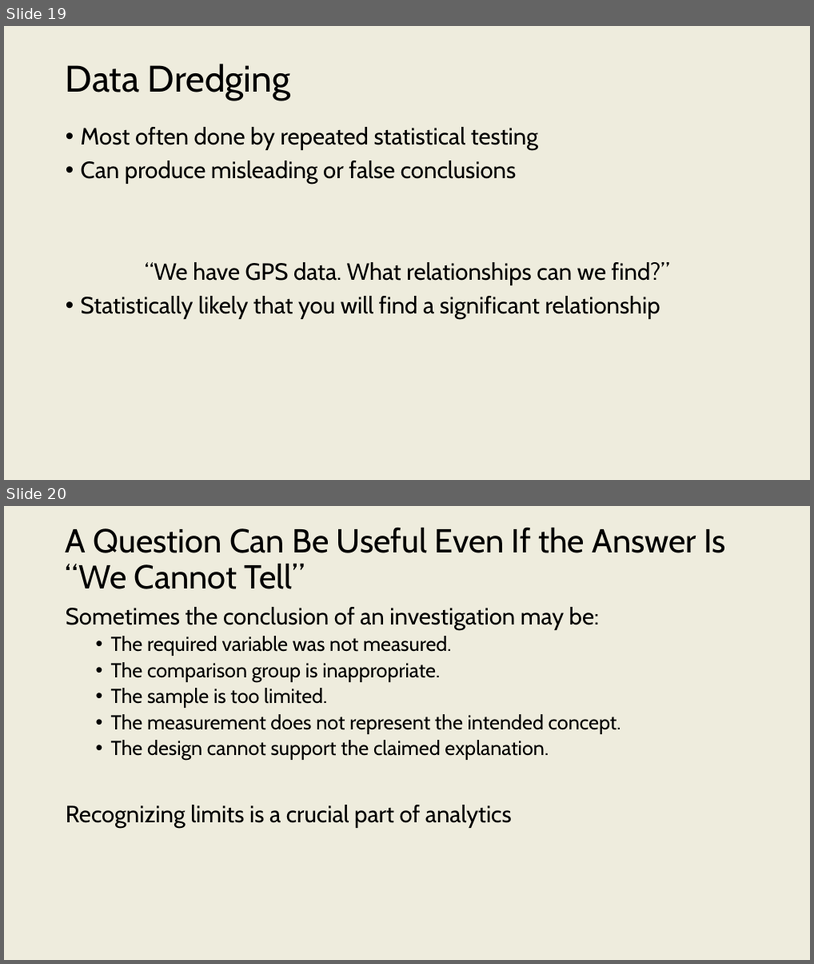
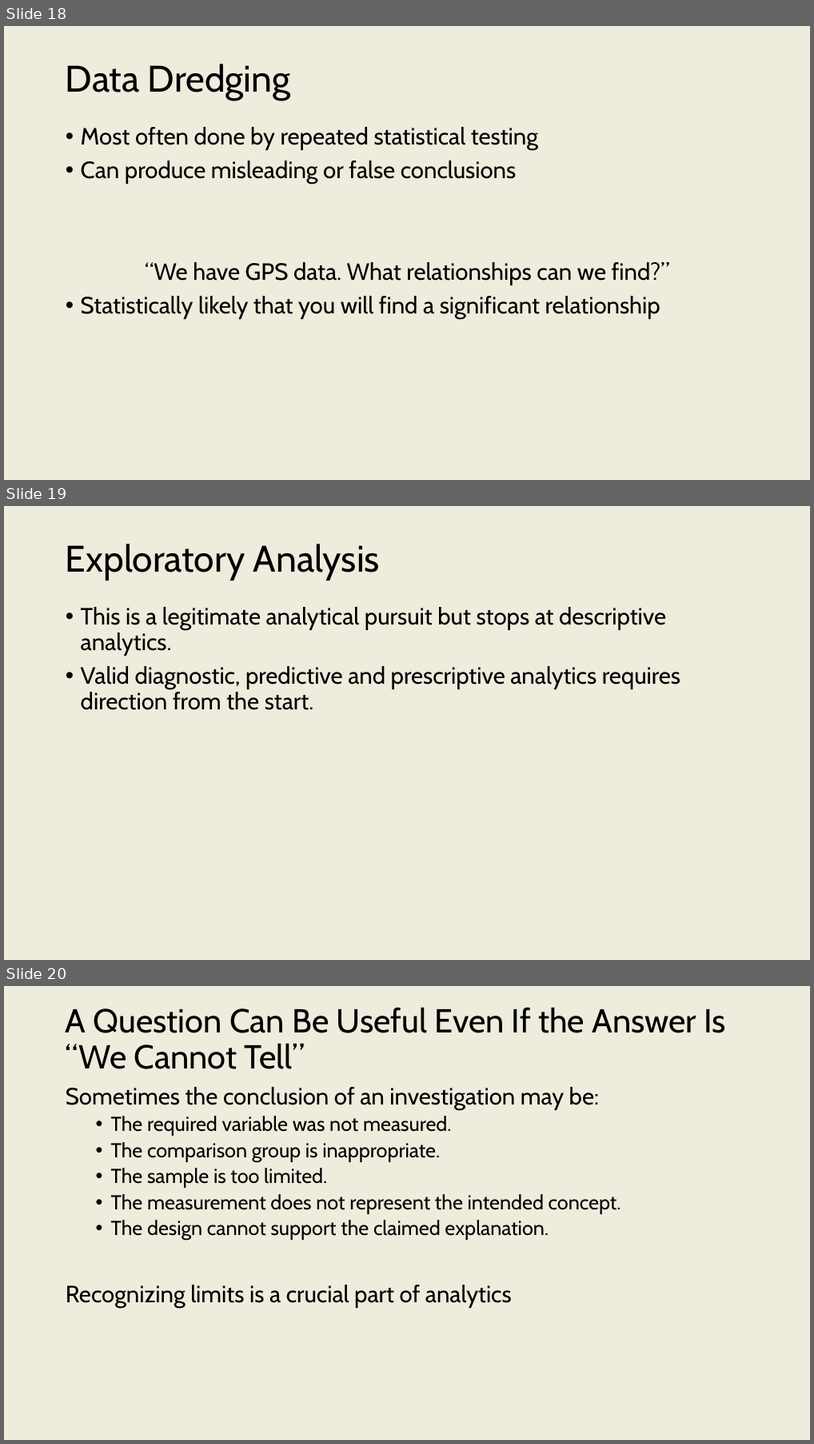
Before and after one commit to onishisaryu/HES-3000-Sports-Data-Analytics, a slide deck: pptx canvas/Lecture3.pptx. Shown one above the other, each under a label of ours: slides 19 and 20 before the commit, slides 18, 19 and 20 after it. The pictures are 814x964 and 814x1444 pixels, drawn with LibreOffice and Linux fonts; fonts in the diff are those of the drawing. Boxes give left, top, right and bottom in pixels: in the first picture for what was removed or moved away, otherwise in the second. Text is boxed around its words. In the diff, an @@ line names an element or a change of style, - is before the commit and + after.

```diff
--- a/pptx canvas/Lecture3.pptx
+++ b/pptx canvas/Lecture3.pptx
@@ slide 19 added at [4,506,810,960], background #EEECDD @@
@@ title added at [66,544,380,580], 44 pt, text #000000 @@
+Exploratory Analysis
@@ text added at [81,607,681,710], 28 pt, text #000000 @@
+• This is a legitimate analytical pursuit but stops at descriptive analytics.
+• Valid diagnostic, predictive and prescriptive analytics requires direction from the start.
@@ what was slide 19 is now slide 18 @@
```
Also in this commit, not shown: 7 slides changed, 1 slide removed, 2 other files.
